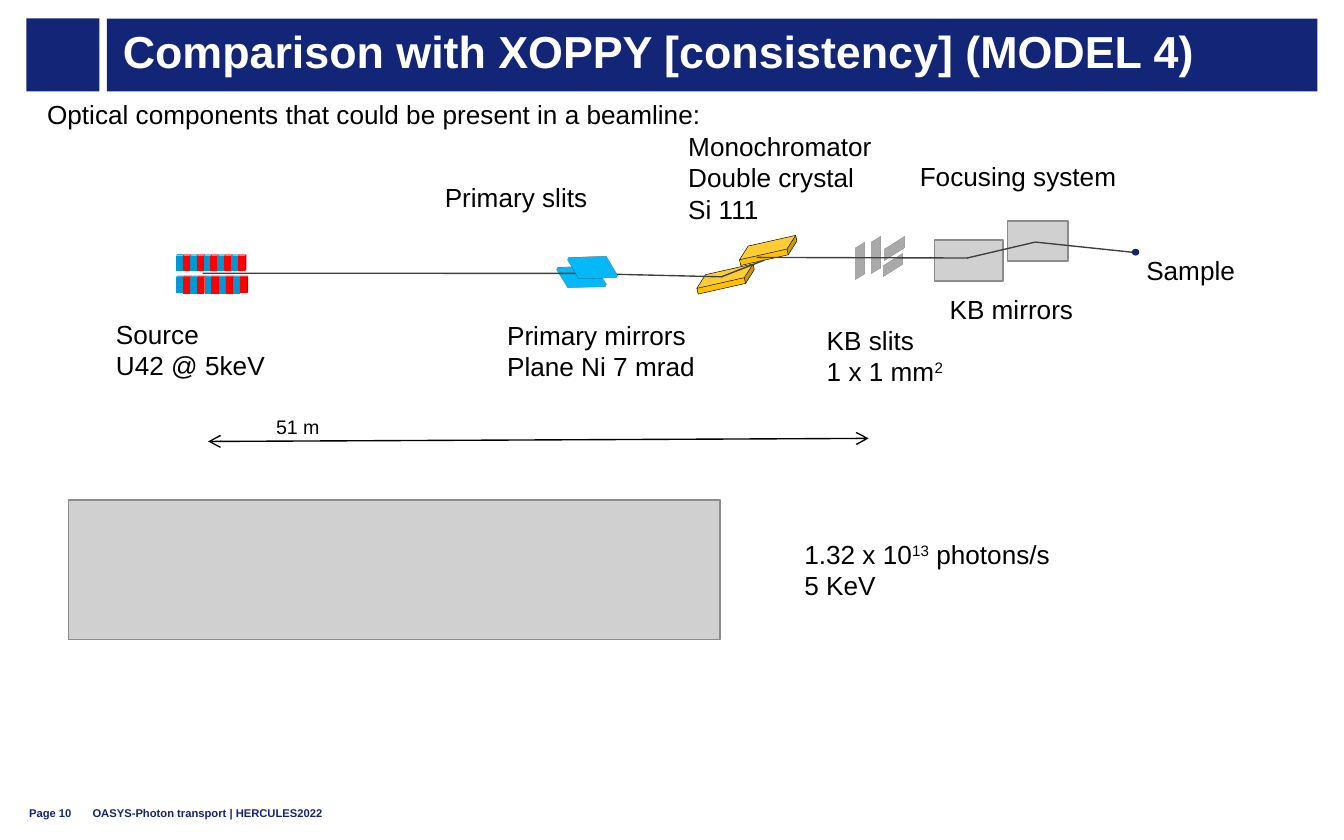
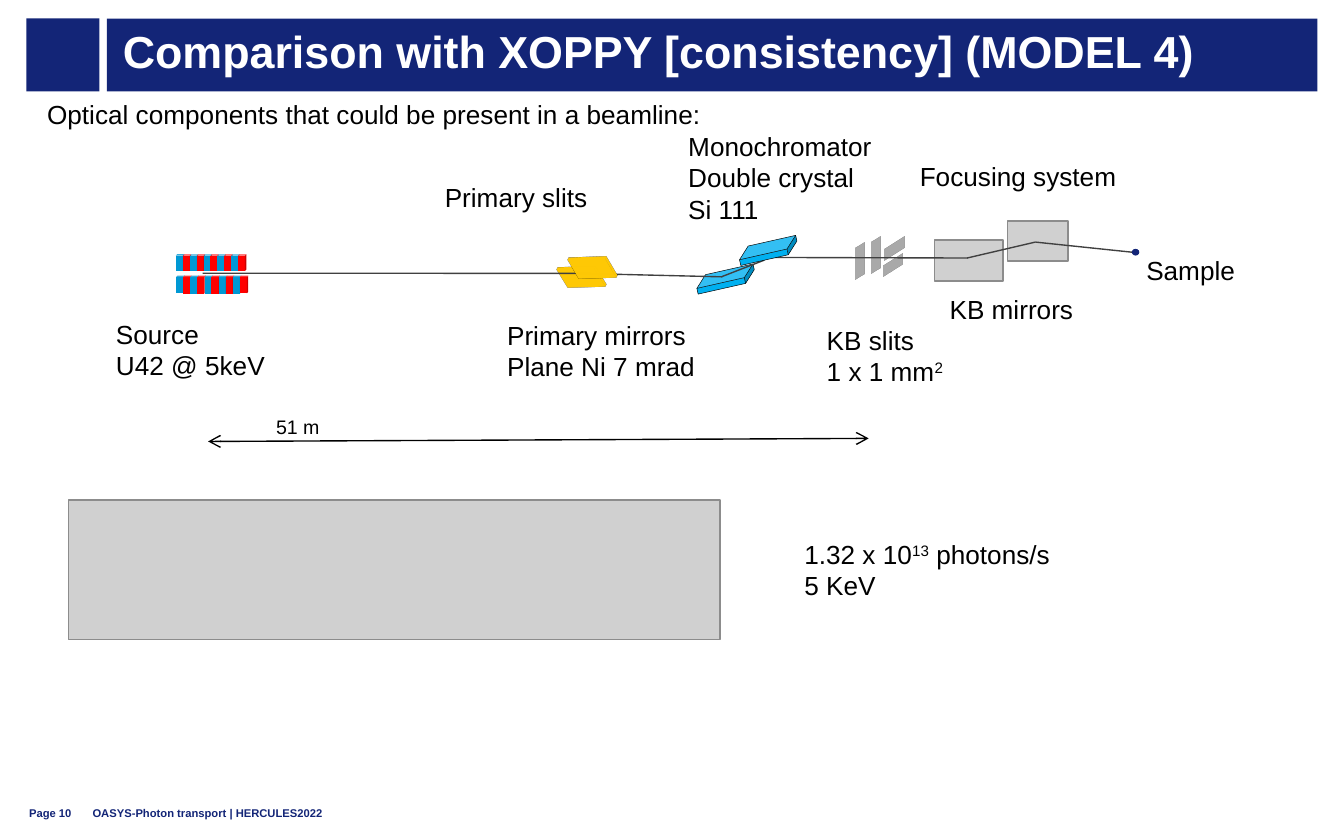
Before and after one commit to oasys-esrf-kit/oasys_hercules, a slide deck: slide 10 of 2022/hercules2022_C_photon_transport.pptx. Drawn at 1344x840 pixels with LibreOffice and Linux fonts; fonts in the diff are those of the drawing; grey boxes stand for pictures; background and template pictures are left out. Boxes give left, top, right and bottom in pixels: in the first picture for what was removed or moved away, otherwise in the second. Text is boxed around its words. In the diff, an @@ line names an element or a change of style, - is before the commit and + after.

```diff
--- a/2022/hercules2022_C_photon_transport.pptx
+++ b/2022/hercules2022_C_photon_transport.pptx
@@ cube at [737,235,800,266]: fill #FFC000 to #00B0F0 @@
@@ cube at [554,252,610,302]: fill #00B0F0 to #FFC000 @@
@@ cube at [564,242,621,293]: fill #00B0F0 to #FFC000 @@
@@ cube at [694,264,757,294]: fill #FFC000 to #00B0F0 @@
```
Also in this commit, not shown: 5 other slides changed, 3 other files.
